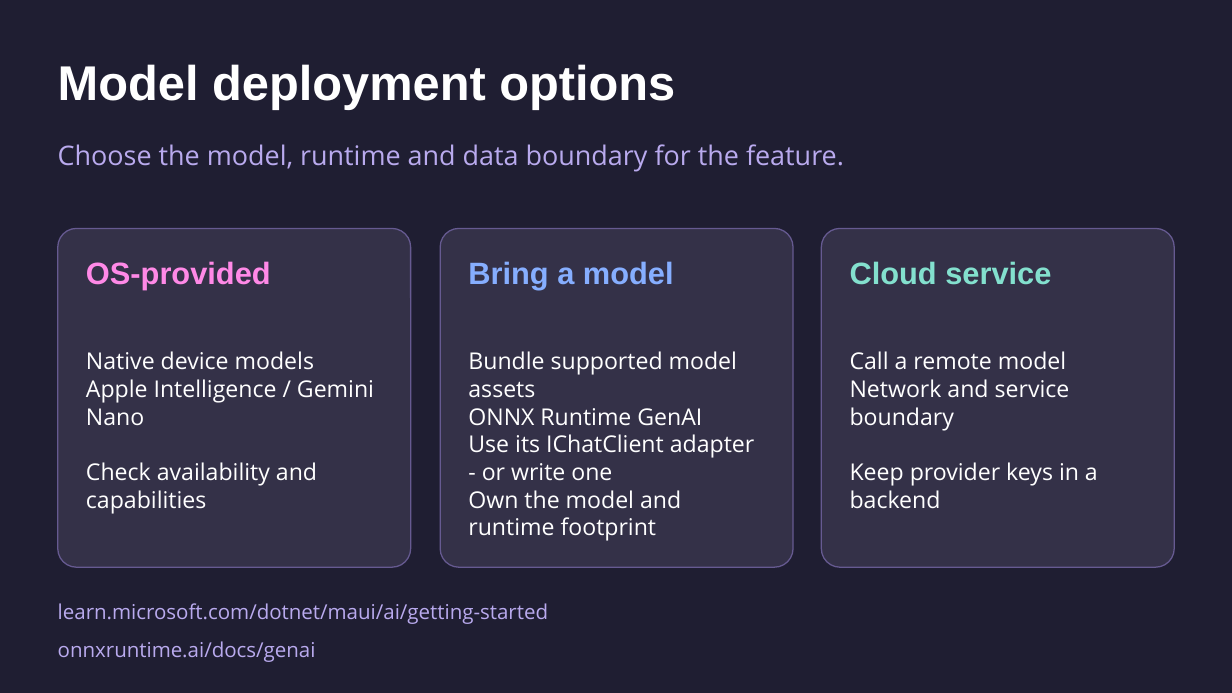
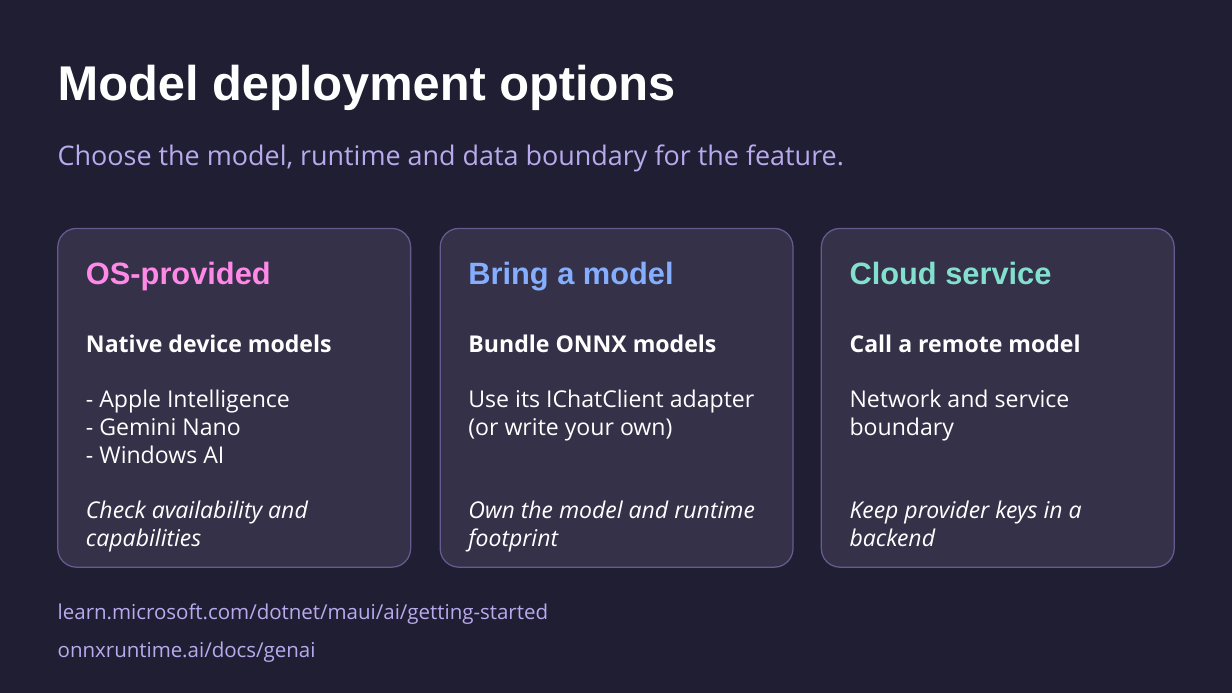
Before and after one commit to mattleibow/dotnetconf2026, a slide deck: slide 15 of slides.pptx. Drawn at 1232x693 pixels with LibreOffice and Linux fonts; fonts in the diff are those of the drawing. Boxes give left, top, right and bottom in pixels: in the first picture for what was removed or moved away, otherwise in the second. Text is boxed around its words. In the diff, an @@ line names an element or a change of style, - is before the commit and + after.

```diff
--- a/slides.pptx
+++ b/slides.pptx
@@ 3 texts: place and size @@
-3 texts at <box>86,351,1098,541</box>
+3 texts at <box>86,334,1082,546</box>
@@ text at <box>86,334,332,524</box>: bold on in "Native device models"; italic on in "Check availability and capabilities" @@
@@ text at <box>468,334,755,441</box>: text changed @@
-Bundle supported model assets
-ONNX Runtime GenAI
-Use its IChatClient adapter - or write one
+Bundle ONNX models
+Use its IChatClient adapter (or write your own)
@@ text at <box>850,334,1082,546</box>: bold on in "Call a remote model"; italic on in "Keep provider keys in a backend" @@
@@ text at <box>99,389,290,464</box>: text changed @@
-Apple Intelligence / Gemini Nano
+- Apple Intelligence
+- Gemini Nano
+- Windows AI
@@ text at <box>468,500,755,518</box>: italic on in "Own the model and runtime footprint" @@
```
Also in this commit, not shown: 14 other slides changed.
